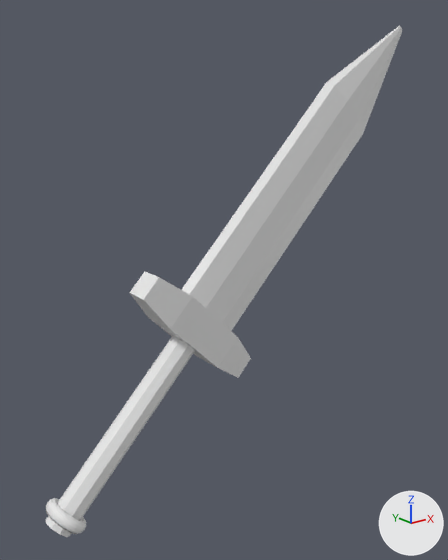
The glTF model mods/basegame/res/models/sword.glb as it was, and as the next commit left it.
Both versions are drawn from a camera (50 mm lens) standing at (-1.02, -1.89, 1.26) and looking at (0.51, 0.03, 0.5). Arrows for +X, +Y and +Z are at lower right; the lights stay in place. Vertices at the same position are counted once.

The first picture shows 'Sword'.
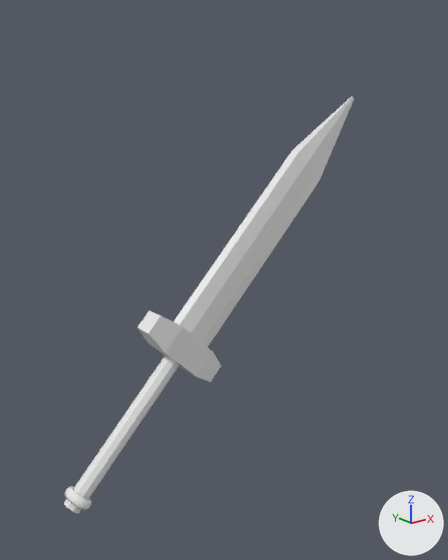
Location of each change, (x1, y1, x2, y2) in pixels of the pictures (448 x 560 px; the box of a moved part takes in the faces that stretch with it):
```json
{"object": "Sword", "change": "reshaped, rescaled", "before": [46, 26, 402, 537], "after": [64, 96, 354, 514], "on screen": "18% narrower, 18% shorter"}
{"part": 1, "of": "me_cylinder", "change": "added", "after": [64, 355, 179, 514]}
{"part": 2, "of": "me_cylinder", "change": "moved or reshaped", "before": [46, 336, 195, 537], "after": [65, 486, 92, 510]}
```

Scene script edits in JSON lines:
```json
{"block": "me_cylinder", "where": "# used by ob_sword; location = (0.0, 0.0, 0.0); rotation_euler = (0.0, 0.785, 0.0), in degrees (0, 45, 0); scale = (0.068, 0.08, 0.4)"}
{"op": "remove", "block": "me_cylinder", "code": "me_cylinder.from_pydata(...)  # 733 vertices, 1352 faces; spans x -4.69..4.69, y -1.17..1.17, z -1.07..5.38"}
{"op": "add", "block": "me_cylinder", "code": "me_cylinder.from_pydata(...)  # 742 vertices, 1352 faces; spans x -4.69..4.69, y -1.0..1.0, z -1.07..5.38"}
{"block": "me_cylinder", "change": "me_cylinder part 1: a new loose piece of 18 vertices spanning x -0.8..0.8, y -0.52..0.55, z -1.07..1.07"}
{"block": "me_cylinder", "change": "me_cylinder part 2: 591 vertices removed from x -1.16..1.16, y -1.17..1.17, z -1.07..-0.88; 582 vertices added at x -1.16..1.16, y -0.94..0.94, z -1.0..-0.88"}
{"op": "set", "path": "ob_sword.scale", "old": "(0.068, 0.08, 0.4)", "new": "(0.0435, 0.064, 0.32)"}
```
